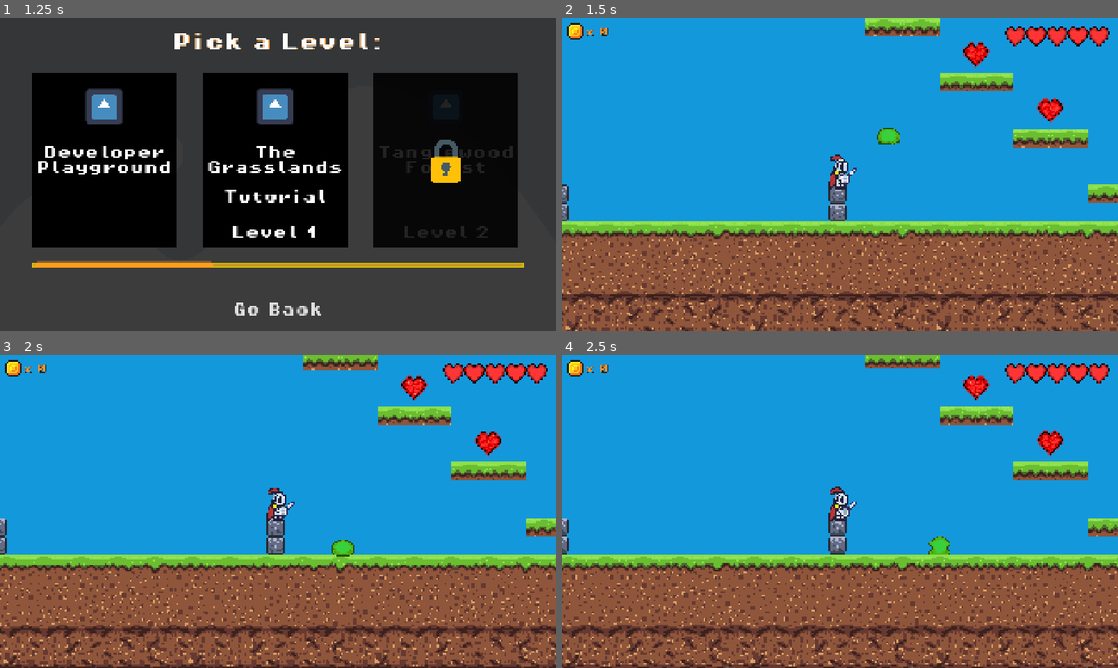
Above: before the commit, frames 1-4 (two rows, left to right).
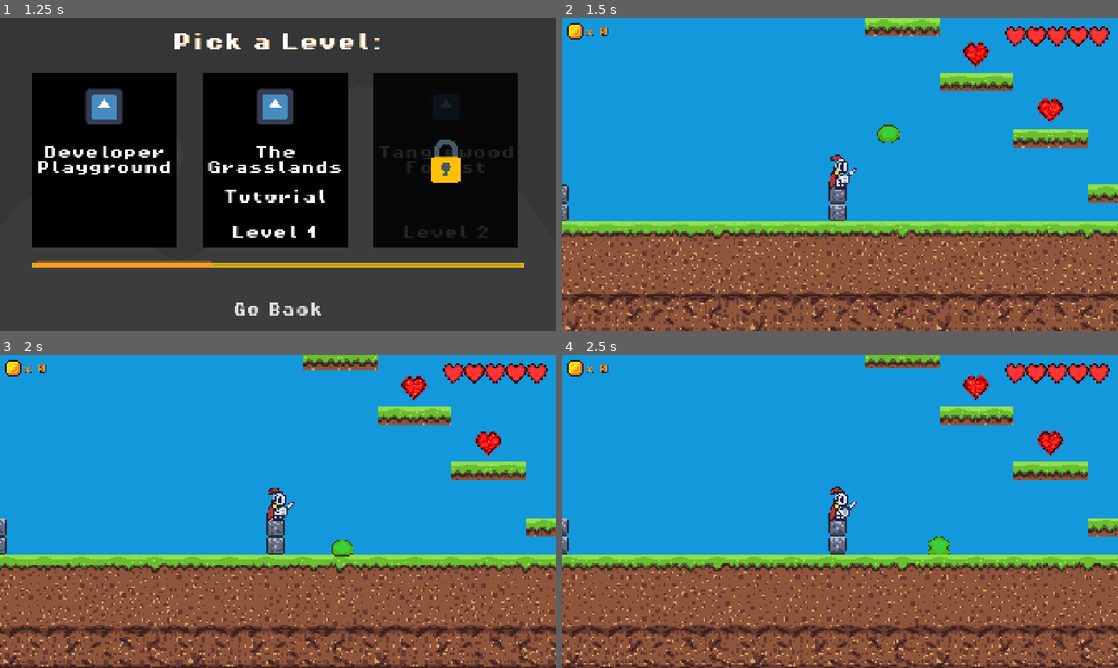
Above: after the commit, the same moments.

Repository: MarcusFDev/2d-action-rpg
Game: Godot game, scene res://scenes/ui/main_menu.tscn
Same seed, same stepped clock (60 frames per second), same inputs: the game is played once before the commit and once after it. The engine's default icon, where the game draws it, is replaced by a stand-in: a white triangle on a blue panel in a dark square.
Inputs (mouse positions are in pixels of both pictures, inside the frame that each line leads up to):
- Up to frame 1 (1.25 s): click "Play" at 0.5 s
- Up to frame 2 (1.5 s): click "Developer Playground" at 1.25 s
- Up to frame 3 (2 s): no input
- Up to frame 4 (2.5 s): tap Enter at 2 s; move the mouse to (962, 495) at 2.02 s; hold Up (ui_up) from 2.03 s (still down); click (962, 495) at 2.1 s; tap Space (jump) at 2.27, 2.3 s

Frame 1 is identical in both runs. In frame 2, 0.2% of the frame differs, in the area x 56-61%, y 34-41%; in frame 3, less than 0.1%; in frame 4, less than 0.1%.

Commit message:
Change: Hard-Coded NodePaths replaced with Inspector exports.

Diff:
--- a/game/scenes/enemies/slime.tscn
+++ b/game/scenes/enemies/slime.tscn
@@ -415,6 +415,18 @@
 collision_layer = 2
 collision_mask = 11
 script = ExtResource("1_68p8s")
+actor_path = NodePath(".")
+animations_path = NodePath("Animations")
+state_machine_path = NodePath("StateMachine")
+idle_state_path = NodePath("StateMachine/IdleState")
+patrol_state_path = NodePath("StateMachine/PatrolState")
+jump_state_path = NodePath("StateMachine/JumpState")
+fall_state_path = NodePath("StateMachine/FallState")
+attack_state_path = NodePath("StateMachine/AttackState")
+ground_check_component = NodePath("Components/GroundCheckComponent")
+direction_flip_component = NodePath("Components/DirectionFlipComponent")
+edge_detector_component = NodePath("Components/EdgeDetectorComponent")
+jump_component = NodePath("Components/JumpComponent")
 
 [node name="RayCastRight" type="RayCast2D" parent="."]
 visible = false
@@ -446,34 +458,6 @@
 
 [node name="Components" type="Node" parent="."]
 
-[node name="HealthComponent" type="Node" parent="Components"]
-
-[node name="GroundCheckComponent" type="Node" parent="Components"]
-script = ExtResource("9_rdhaw")
-actor_path = NodePath("../..")
-
-[node name="GravityComponent" type="Node" parent="Components"]
-script = ExtResource("10_m4uwr")
-actor_path = NodePath("../..")
-gravity = 1000.0
-
-[node name="DirectionFlipComponent" type="Node" parent="Components"]
-script = ExtResource("11_o5sr2")
-actor_path = NodePath("../..")
-animations_path = NodePath("../../Animations")
-
-[node name="EdgeDetectorComponent" type="Node" parent="Components"]
-script = ExtResource("12_m4uwr")
-actor_path = NodePath("../..")
-raycast_right_path = NodePath("../../RayCastRight")
-raycast_left_path = NodePath("../../RayCastLeft")
-
-[node name="IdleTimerComponent" type="Node" parent="Components"]
-script = ExtResource("13_o5sr2")
-actor_path = NodePath("../..")
-idle_interval = 5.0
-idle_chance = 20.0
-
 [node name="JumpComponent" type="Node" parent="Components"]
 script = ExtResource("14_84gbg")
 actor_path = NodePath("../..")
@@ -481,11 +465,39 @@
 jump_time = 0.4
 jump_height = 50.0
 jump_height_offset = true
-export_enable_jump_cooldown = true
 export_jump_cooldown = 0.5
 export_enable_multi_jump = true
 export_jump_count = 5
+export_recharge_time = 5.0
 metadata/_custom_type_script = "uid://dr7fn1f0pllf6"
+
+[node name="HealthComponent" type="Node" parent="Components"]
+
+[node name="GroundCheckComponent" type="Node" parent="Components"]
+script = ExtResource("9_rdhaw")
+actor_path = NodePath("../..")
+
+[node name="GravityComponent" type="Node" parent="Components"]
+script = ExtResource("10_m4uwr")
+actor_path = NodePath("../..")
+gravity = 1000.0
+
+[node name="DirectionFlipComponent" type="Node" parent="Components"]
+script = ExtResource("11_o5sr2")
+actor_path = NodePath("../..")
+animations_path = NodePath("../../Animations")
+
+[node name="EdgeDetectorComponent" type="Node" parent="Components"]
+script = ExtResource("12_m4uwr")
+actor_path = NodePath("../..")
+raycast_right_path = NodePath("../../RayCastRight")
+raycast_left_path = NodePath("../../RayCastLeft")
+
+[node name="IdleTimerComponent" type="Node" parent="Components"]
+script = ExtResource("13_o5sr2")
+actor_path = NodePath("../..")
+idle_interval = 5.0
+idle_chance = 20.0
 
 [node name="MovementComponent" type="Node" parent="Components"]
 script = ExtResource("15_84gbg")
@@ -509,8 +521,13 @@
 
 [node name="JumpState" type="Node" parent="StateMachine"]
 script = ExtResource("12_rdhaw")
-jump_animation = "slime_fall"
+actor_path = NodePath("../..")
+state_animation = "slime_fall"
 use_behavior_tree = true
+gravity_component = NodePath("../../Components/GravityComponent")
+ground_check_component = NodePath("../../Components/GroundCheckComponent")
+jump_component = NodePath("../../Components/JumpComponent")
+movement_component = NodePath("../../Components/MovementComponent")
 
 [node name="FallState" type="Node" parent="StateMachine"]
 script = ExtResource("13_m4uwr")
--- a/game/scripts/enemies/slime.gd
+++ b/game/scripts/enemies/slime.gd
@@ -1,42 +1,75 @@
 extends CharacterBody2D
 
-
-@export var damage: int = 1
+@export var actor_path: NodePath
+@export var animations_path: NodePath
 ## Enables debug messages in the output terminal. [br]
 ## [b]Note:[/b] Useful for development and troubleshooting.
 @export var enable_debug: bool = false
 
-@onready var animations: AnimatedSprite2D = $Animations
-@onready var state_machine: Node = $StateMachine
-@onready var idle_state: IdleState = $StateMachine/IdleState
-@onready var patrol_state: MoveState = $StateMachine/PatrolState
-@onready var jump_state: JumpState = $StateMachine/JumpState
-@onready var fall_state: FallState = $StateMachine/FallState
-@onready var attack_state: AttackState = $StateMachine/AttackState
+@export_category("Actor Settings")
 
-# Components
-@onready var ground_check_component: Node = $Components/GroundCheckComponent
-@onready var direction_flip_component: Node = $Components/DirectionFlipComponent
-@onready var edge_detector_component: Node = $Components/EdgeDetectorComponent
-@onready var jump_component: Node = $Components/JumpComponent
+@export_group("Temporary Options")
+@export var damage: int = 1
 
-var blackboard: Dictionary = {
-	"fsm": null,
-	"is_grounded": false,
-	"can_patrol": true,
-	"can_idle": true,
-	"intent": "Idle"
-}
+@export_group("State Paths")
+@export var state_machine_path: NodePath
+@export var idle_state_path: NodePath
+@export var patrol_state_path: NodePath
+@export var jump_state_path: NodePath
+@export var fall_state_path: NodePath
+@export var attack_state_path: NodePath
 
+@export_group("Component Paths")
+@export var ground_check_component: NodePath
+@export var direction_flip_component: NodePath
+@export var edge_detector_component: NodePath
+@export var jump_component: NodePath
+
+# Internal State Variables
+var actor: CharacterBody2D
+var animations: AnimatedSprite2D
+var state_machine: Node
+var idle_state: Node
+var patrol_state: Node
+var jump_state: Node
+var fall_state: Node
+var attack_state: Node
+
+# Internal Component Variables
+var ground_check_comp: Node
+var direction_flip_comp: Node
+var edge_detector_comp: Node
+var jump_comp: Node
+
+# Internal BehaviorTree Variables
 var _prev_state_name: String = ""
 var bt_root: BTNode
 var bt: BehaviorTree
+var blackboard: Dictionary = {}
+
+# Script Variables
+var jump_cooldown_timer: float = 0.0
 
 func _ready() -> void:
+	actor = get_node_or_null(actor_path)
+	animations = get_node_or_null(animations_path)
+	state_machine = get_node_or_null(state_machine_path)
+	idle_state = get_node_or_null(idle_state_path)
+	patrol_state = get_node_or_null(patrol_state_path)
+	jump_state = get_node_or_null(jump_state_path)
+	fall_state = get_node_or_null(fall_state_path)
+	attack_state = get_node_or_null(attack_state_path)
+
+	ground_check_comp = get_node_or_null(ground_check_component)
+	direction_flip_comp = get_node_or_null(direction_flip_component)
+	edge_detector_comp = get_node_or_null(edge_detector_component)
+	jump_comp = get_node_or_null(jump_component)
+
 	_setup_states()
 	_setup_blackboard()
 	state_machine.init(self, animations, blackboard)
 	_setup_behavior_tree()
+	jump_cooldown_timer = 0.0
 
 func get_blackboard() -> Dictionary:
 	return blackboard
@@ -47,6 +80,7 @@
 	blackboard["is_grounded"] = false
 	blackboard["has_collided"] = false
 	blackboard["force_idle"] = false
+	blackboard["is_jumping"] = false
 
 	blackboard["can_patrol"] = true
 	blackboard["can_idle"] = true
@@ -82,6 +116,8 @@
 			BTSelector.new([
 				BTSequence.new([
 					BTCondition.new("can_jump", true),
+					BTCondition.new("is_jumping", false),
+					BTCondition.new("jump_cooldown", false),
 					BTCondition.new("random_chance", 0.01),
 					BTAction.new("Jump"),
 				]),
@@ -90,7 +126,8 @@
 					BTAction.new("Idle")
 				])
 			])
-		])
+		]),
+		BTAction.new("Idle")
 	])
 	bt = BehaviorTree.new(bt_root, blackboard, self)
 
@@ -131,14 +168,27 @@
 			print("==============================")
 
 func _physics_process(delta: float) -> void:
+	move_and_slide()
+	ground_check_comp.apply(delta)
+
+	var grounded : bool = ground_check_comp.is_grounded
+	blackboard["is_grounded"] = grounded
+	blackboard["jump_cooldown"] = jump_cooldown_timer > 0.0
+
+	# --- Jump cooldown tracking ---
+	if jump_cooldown_timer > 0.0:
+		jump_cooldown_timer -= delta
+		if jump_cooldown_timer <= 0.0:
+			jump_cooldown_timer = 0.0
+			blackboard["jump_cooldown"] = false
+	else:
+		blackboard["jump_cooldown"] = false
+	# ------------------------------
+
+	direction_flip_comp.apply(delta)
+	jump_comp.update_timer(delta)
 	state_machine.process_physics(delta)
-	move_and_slide()
-	ground_check_component.apply(delta)
-	var grounded: bool = ground_check_component.is_grounded
-	blackboard["is_grounded"] = grounded
-	direction_flip_component.apply(delta)
-	jump_component.update_timer(delta)
-	blackboard["can_jump"] = jump_component.is_active
+	ground_check_comp.post_update()
 
 func trigger_attack() -> void:
 	if attack_state:
